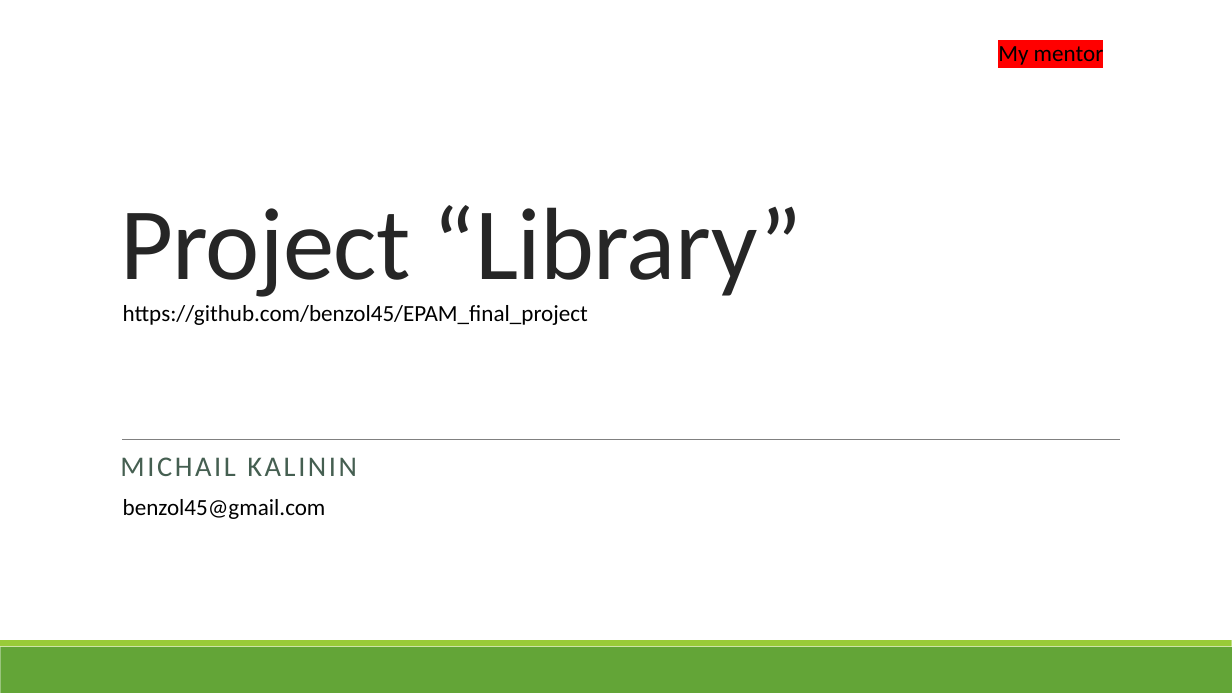
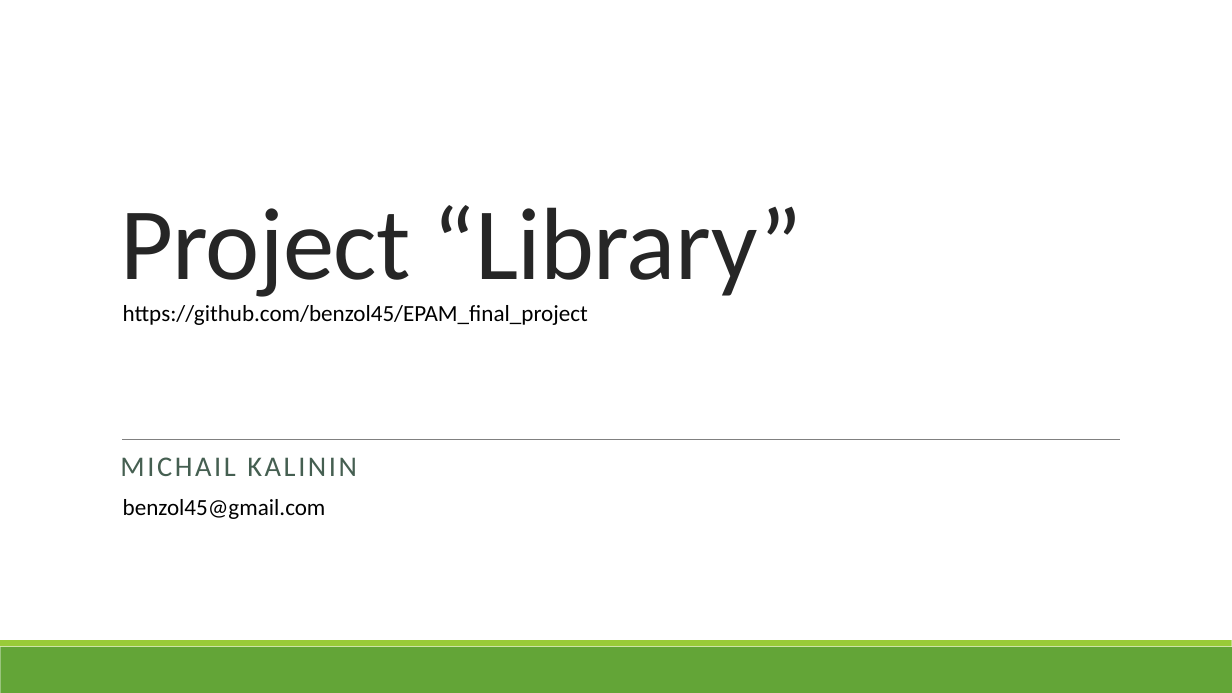
Before and after one commit to benzol45/EPAM_final_project, a slide deck: slide 1 of Library.pptx. Drawn at 1232x693 pixels with LibreOffice and Linux fonts; fonts in the diff are those of the drawing. Boxes give left, top, right and bottom in pixels: in the first picture for what was removed or moved away, otherwise in the second. Text is boxed around its words. In the diff, an @@ line names an element or a change of style, - is before the commit and + after.

```diff
--- a/Library.pptx
+++ b/Library.pptx
@@ text removed at [998,42,1104,68] @@
-My mentor
```
Also in this commit, not shown: 2 other slides changed, 1 slide added, 7 other files.
